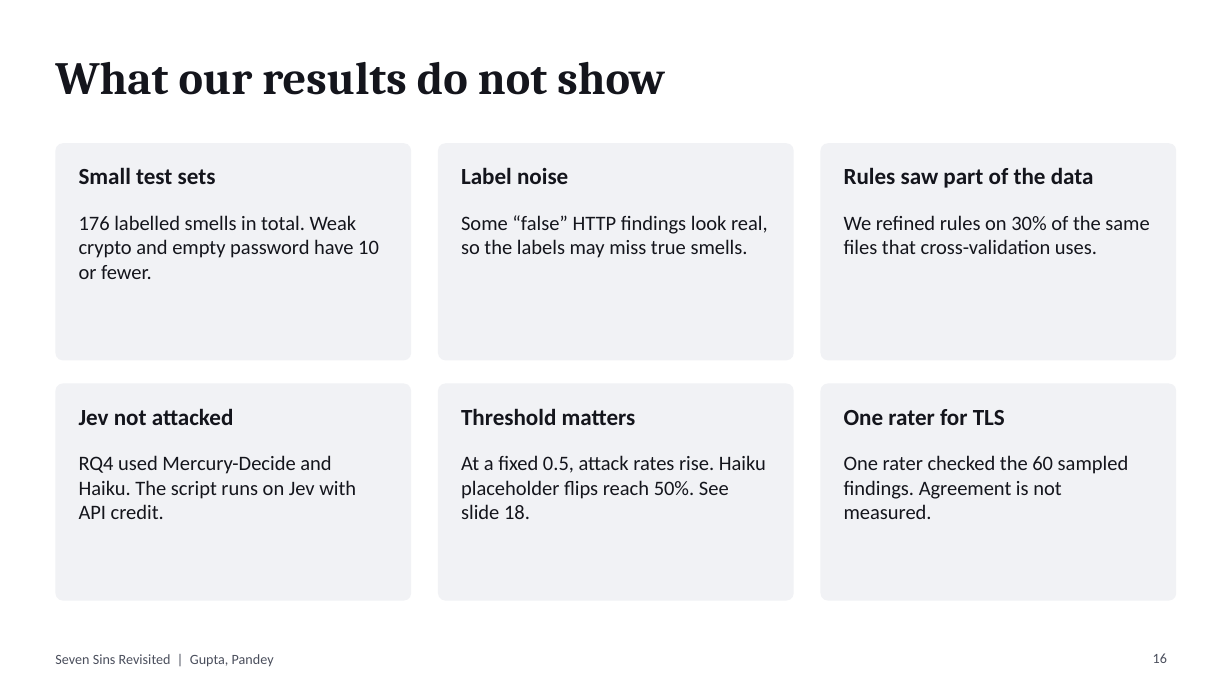
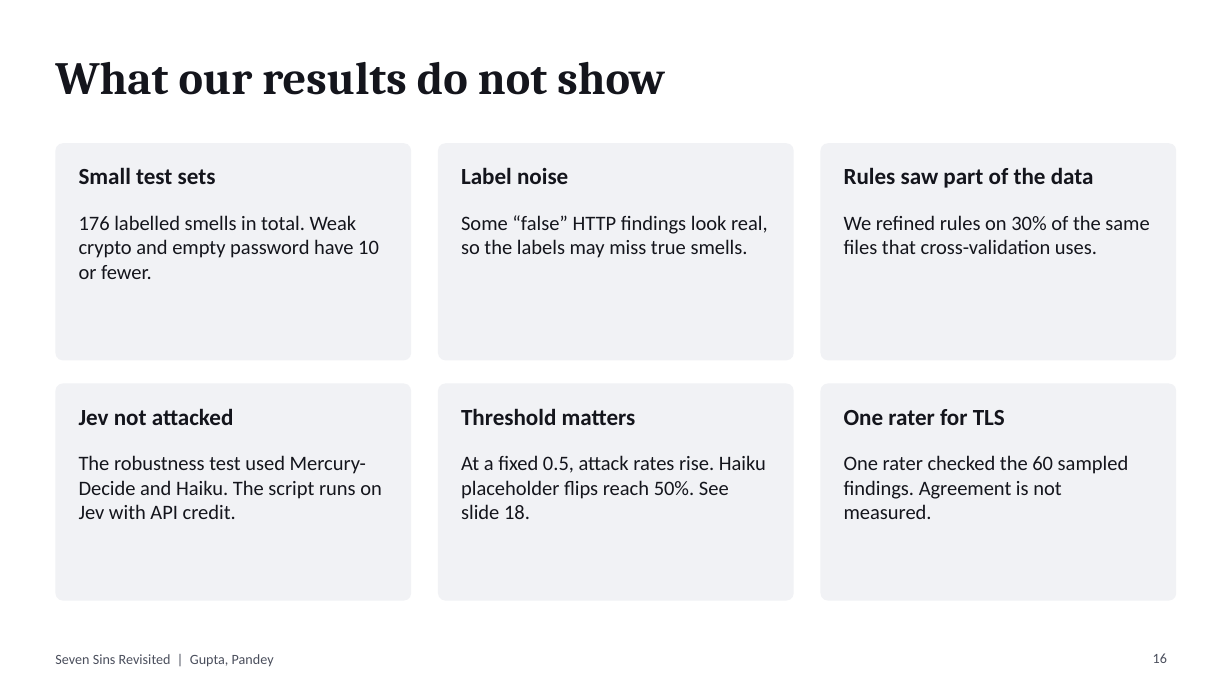
Before and after one commit to iAmAdheil/slicj-seven-sins-revisited, a slide deck: slide 16 of presentation/Seven_Sins_Revisited_Presentation.pptx. Drawn at 1232x693 pixels with LibreOffice and Linux fonts; fonts in the diff are those of the drawing. Boxes give left, top, right and bottom in pixels: in the first picture for what was removed or moved away, otherwise in the second. Text is boxed around its words. In the diff, an @@ line names an element or a change of style, - is before the commit and + after.

```diff
--- a/presentation/Seven_Sins_Revisited_Presentation.pptx
+++ b/presentation/Seven_Sins_Revisited_Presentation.pptx
@@ text at [79, 455, 382, 519]: text changed @@
-RQ4 used Mercury-Decide and Haiku. The script runs on Jev with API credit.
+The robustness test used Mercury-Decide and Haiku. The script runs on Jev with API credit.
```
Also in this commit, not shown: 9 other slides changed, 22 other files.
